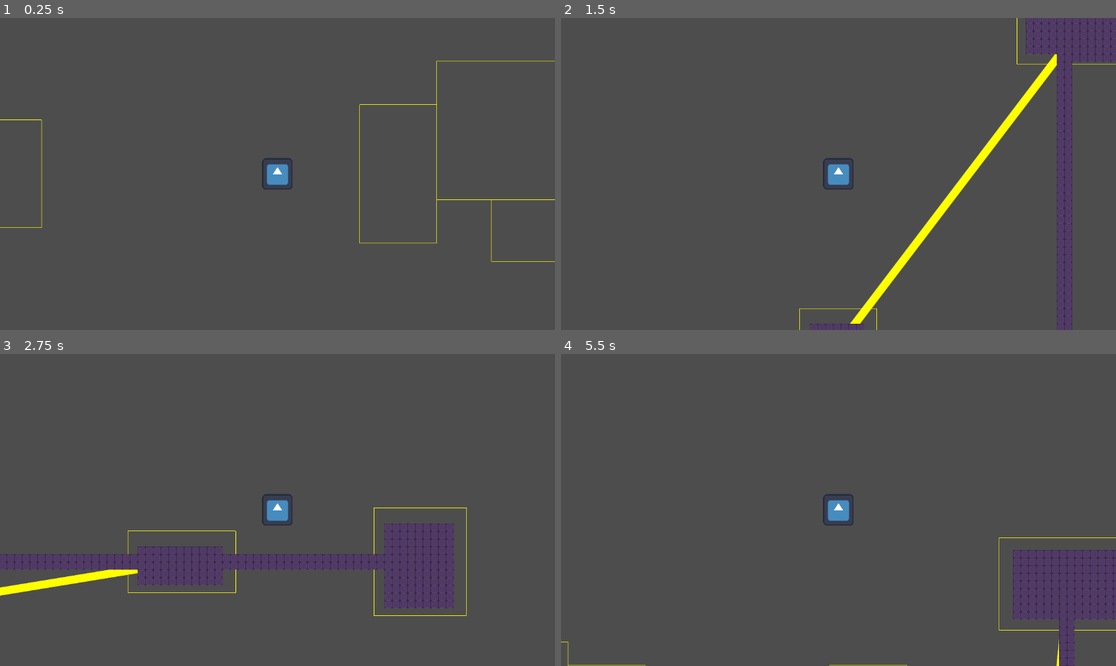
Above: before the commit, frames 1-4 (two rows, left to right).
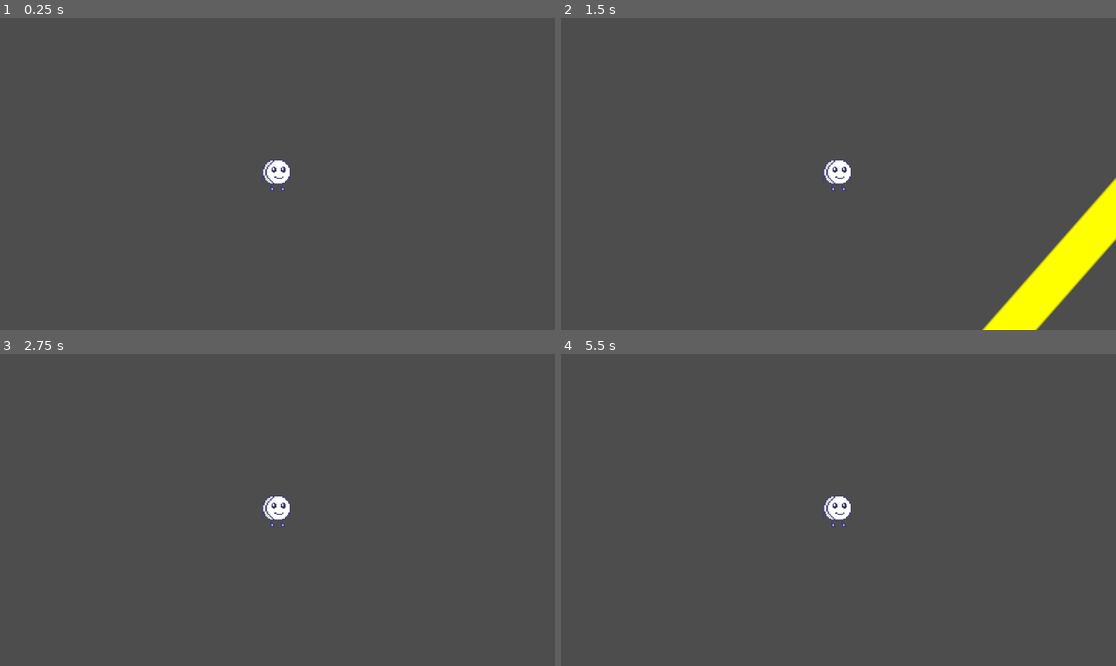
Above: after the commit, the same moments.

Repository: Kerbx/drum-knights
Game: Godot game, scene res://Scenes/main.tscn
Same seed, same stepped clock (60 frames per second), same inputs: the game is played once before the commit and once after it. The engine's default icon, where the game draws it, is replaced by a stand-in: a white triangle on a blue panel in a dark square.
Inputs:
- Up to frame 1 (0.25 s): no input
- Up to frame 2 (1.5 s): hold D (move_right) 0.53-1.28 s; hold R (goida) 0.53-1.28 s; tap Space (ui_select) at 0.77 s; hold S (move_down) from 1.28 s (still down); tap R (goida) at 1.35 s
- Up to frame 3 (2.75 s): tap Space (ui_select) at 1.52 s; release S (move_down) at 2.03 s; hold D (move_right) from 2.03 s (still down); hold R (goida) from 2.03 s (still down)
- Up to frame 4 (5.5 s): release D (move_right) at 2.78 s; release R (goida) at 2.78 s; hold W (move_up) 2.78-3.53 s; tap R (goida) at 2.85, 4.35 s; tap Space (ui_select) at 3.02, 3.77, 4.52 s; hold R (goida) 3.53-4.28 s; hold Left (move_left) 3.53-5.03 s; hold S (move_down) from 5.03 s (still down); hold R (goida) from 5.03 s (still down)

The runs differ from the first frame. In frame 1, 1.0% of the frame differs, in the area x 0-100%, y 13-79%; in frame 2, 7.9%, in the area x 42-100%, y 0-100%; in frame 3, 4.9%; in frame 4, 2.6%.
Error in both runs: Invalid call. Nonexistent function 'get_closest_point' in base 'Nil'. (res://Scripts/Main.gd:124)

Commit message:
added player.

Diff:
--- a/Scenes/main.tscn
+++ b/Scenes/main.tscn
@@ -185,3 +185,4 @@
 ACCELERATION = 2500
 
 [node name="Camera2D" type="Camera2D" parent="Player"]
+zoom = Vector2(5, 5)
--- a/Scenes/player.tscn
+++ b/Scenes/player.tscn
@@ -1,6 +1,6 @@
 [gd_scene load_steps=4 format=3 uid="uid://dd1lx40qsrv83"]
 
-[ext_resource type="Texture2D" uid="uid://b81xj67jw6lo6" path="res://Resources/icon.svg" id="1_mq6c7"]
+[ext_resource type="Texture2D" uid="uid://bvw7bp14ytntr" path="res://Resources/goida.png" id="1_f76k5"]
 
 [sub_resource type="GDScript" id="GDScript_4xugy"]
 script/source = "extends CharacterBody2D
@@ -48,10 +48,11 @@
 "
 
 [sub_resource type="CircleShape2D" id="CircleShape2D_an1w3"]
-radius = 44.0
+radius = 7.0
 
 [node name="Player" type="CharacterBody2D"]
 script = SubResource("GDScript_4xugy")
+MAX_SPEED = -33
 
 [node name="CollisionShape2D" type="CollisionShape2D" parent="."]
 shape = SubResource("CircleShape2D_an1w3")
@@ -59,4 +60,4 @@
 [node name="Sprite2D" type="Sprite2D" parent="."]
 position = Vector2(0, 1.19209e-07)
 scale = Vector2(0.492188, 0.507813)
-texture = ExtResource("1_mq6c7")
+texture = ExtResource("1_f76k5")
--- a/project.godot
+++ b/project.godot
@@ -53,4 +53,5 @@
 
 [rendering]
 
+textures/canvas_textures/default_texture_filter=0
 renderer/rendering_method="mobile"
Binary file added: Resources/goida.png
Not shown, added: Resources/goida.png.import
